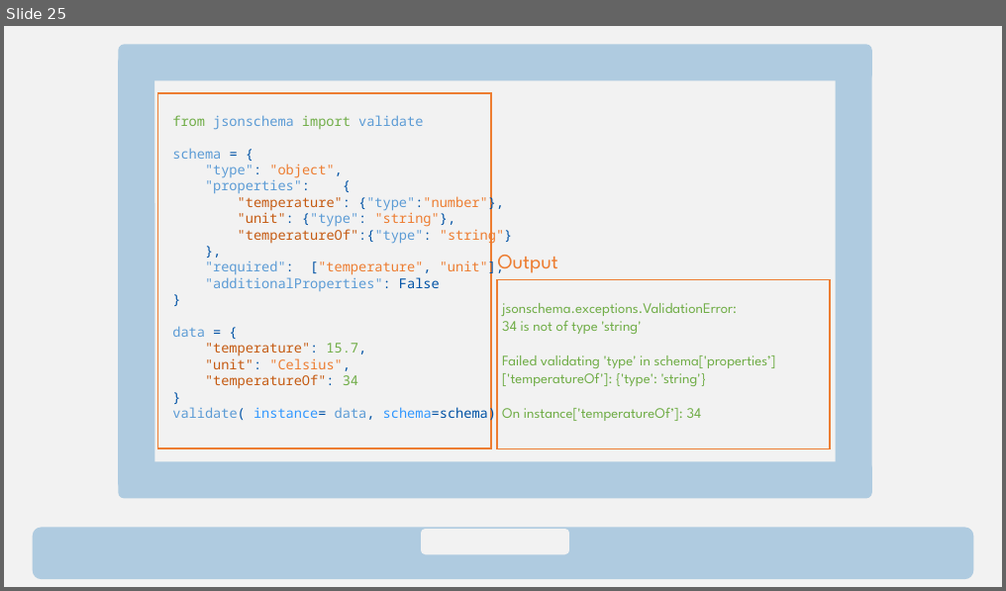
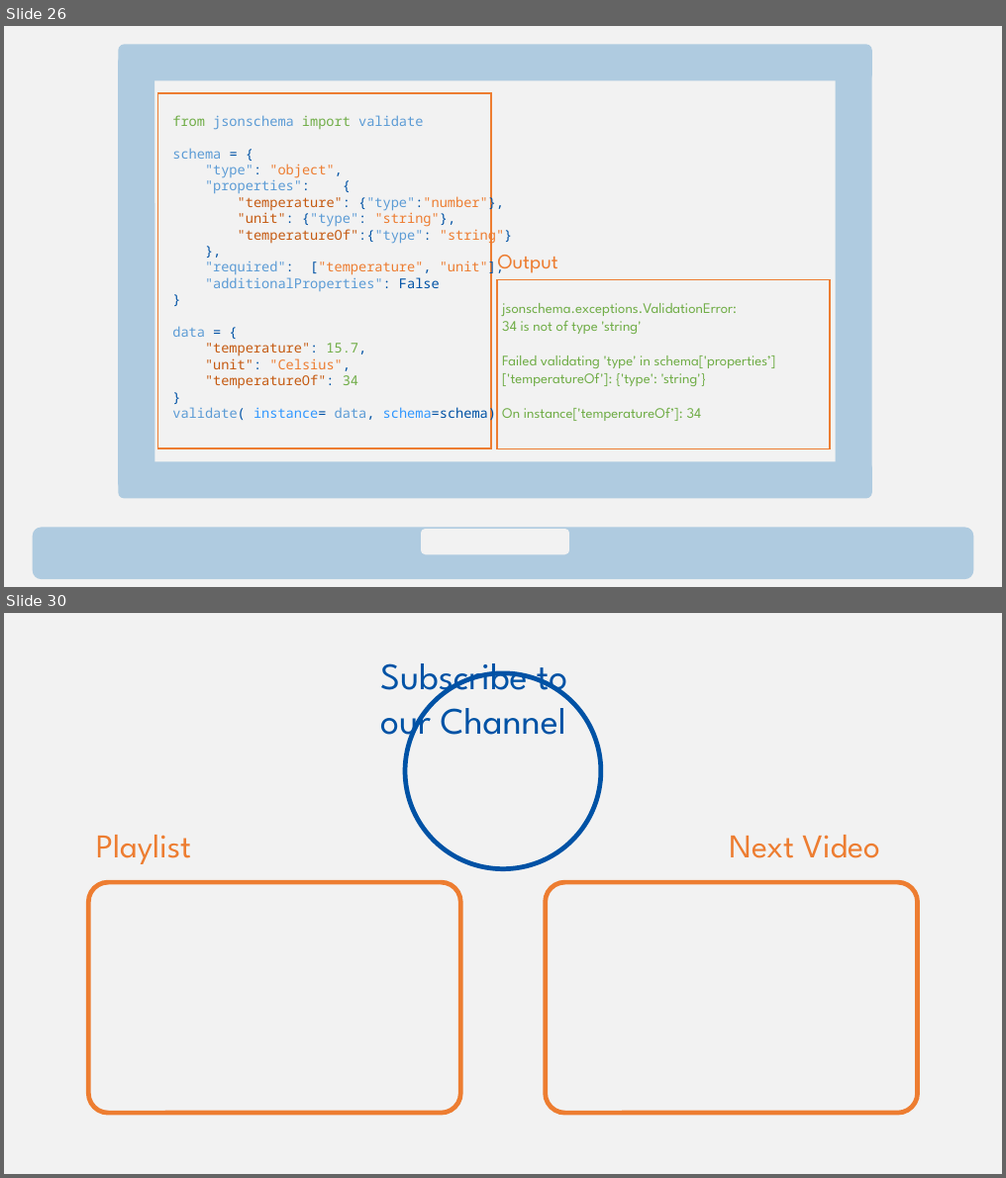
Before and after one commit to w3c/wot-cg, a slide deck: Tutorials/whatiswot/8-JSON_Schema_in_Practice_3/8-JSON_Schema_in_Practice_3.pptx. Shown one above the other, each under a label of ours: slide 25 before the commit, slides 26 and 30 after it; the slides between them are not shown. The pictures are 1006x591 and 1006x1178 pixels, drawn with LibreOffice and Linux fonts; fonts in the diff are those of the drawing. Boxes give left, top, right and bottom in pixels: in the first picture for what was removed or moved away, otherwise in the second. Text is boxed around its words. In the diff, an @@ line names an element or a change of style, - is before the commit and + after.

```diff
--- a/Tutorials/whatiswot/8-JSON_Schema_in_Practice_3/8-JSON_Schema_in_Practice_3.pptx
+++ b/Tutorials/whatiswot/8-JSON_Schema_in_Practice_3/8-JSON_Schema_in_Practice_3.pptx
@@ slide 30 added at [4,613,1002,1174], background #F2F2F2 @@
@@ text added at [380,663,567,746], 36 pt, text #0052A5 @@
+Subscribe to our Channel
@@ ellipse added at [405,673,601,869], outline #0052A5 4.5 pt @@
@@ text added at [96,835,191,864], 32 pt, text #ED7D31 @@
+Playlist
@@ text added at [729,835,880,859], 32 pt, text #ED7D31 @@
+Next Video
@@ rounded rectangle added at [88,882,460,1113], outline #ED7D31 4.5 pt @@
@@ rounded rectangle added at [546,882,918,1113], outline #ED7D31 4.5 pt @@
@@ what was slide 25 is now slide 26 @@
```
Also in this commit, not shown: 6 slides changed, 1 other slide added, 5 other files.
